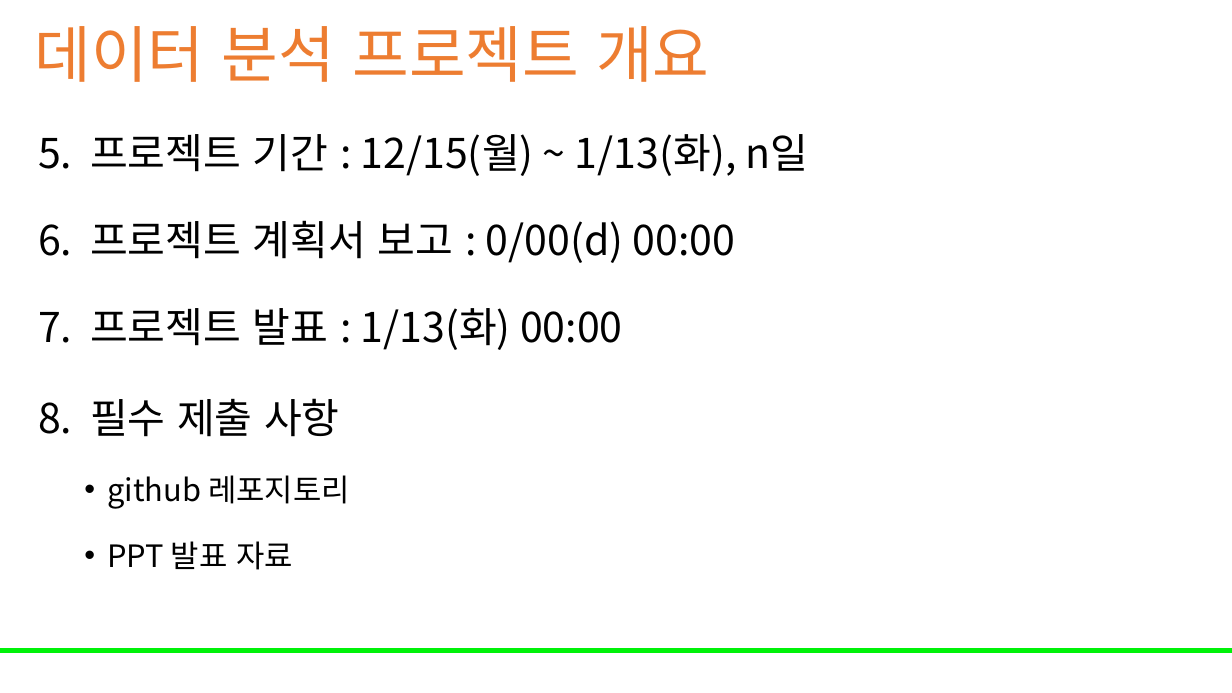
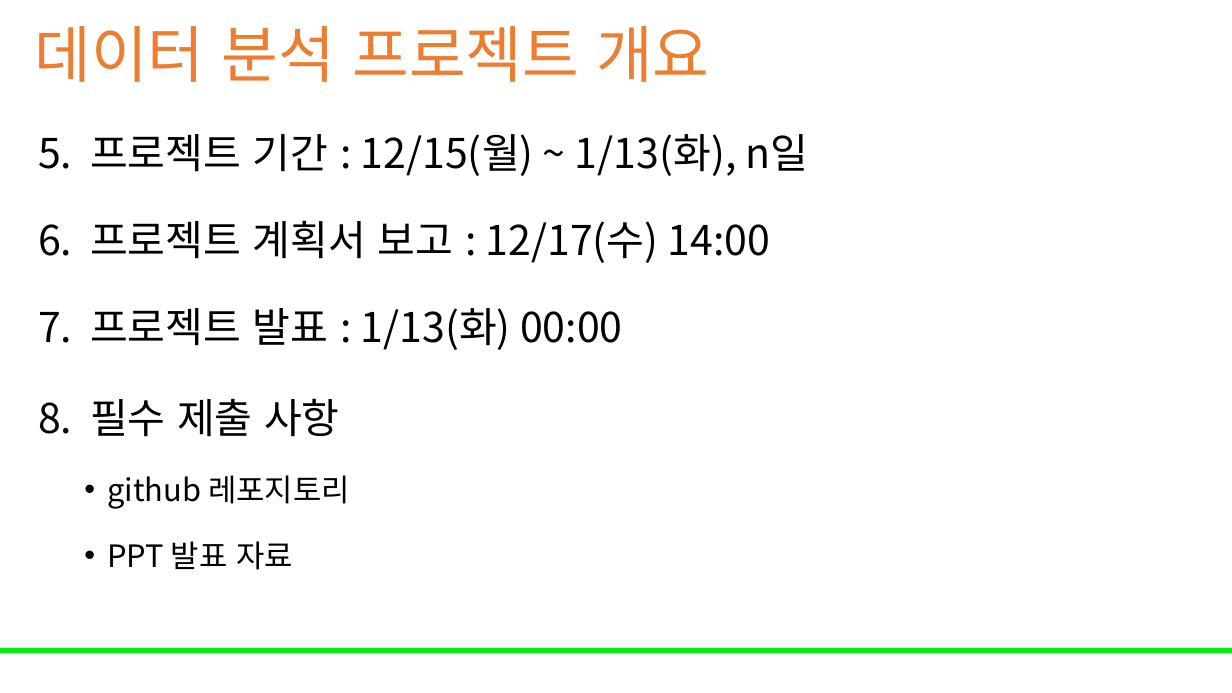
Before and after one commit to Leader-Lesson/KDT_RE_5th, a slide deck: slide 3 of material/3_데이터분석/11_데이터분석프로젝트.pptx. Drawn at 1232x693 pixels with LibreOffice and Linux fonts; fonts in the diff are those of the drawing; background and template pictures are left out. Boxes give left, top, right and bottom in pixels: in the first picture for what was removed or moved away, otherwise in the second. Text is boxed around its words. In the diff, an @@ line names an element or a change of style, - is before the commit and + after.

```diff
--- a/material/3_데이터분석/11_데이터분석프로젝트.pptx
+++ b/material/3_데이터분석/11_데이터분석프로젝트.pptx
@@ text at (x1=90, y1=220, x2=771, y2=263): text changed @@
-6. 프로젝트 계획서 보고 : 0/00(d) 00:00
+6. 프로젝트 계획서 보고 : 12/17(수) 14:00
```
Also in this commit, not shown: 1 other slide changed, 1 other file.
